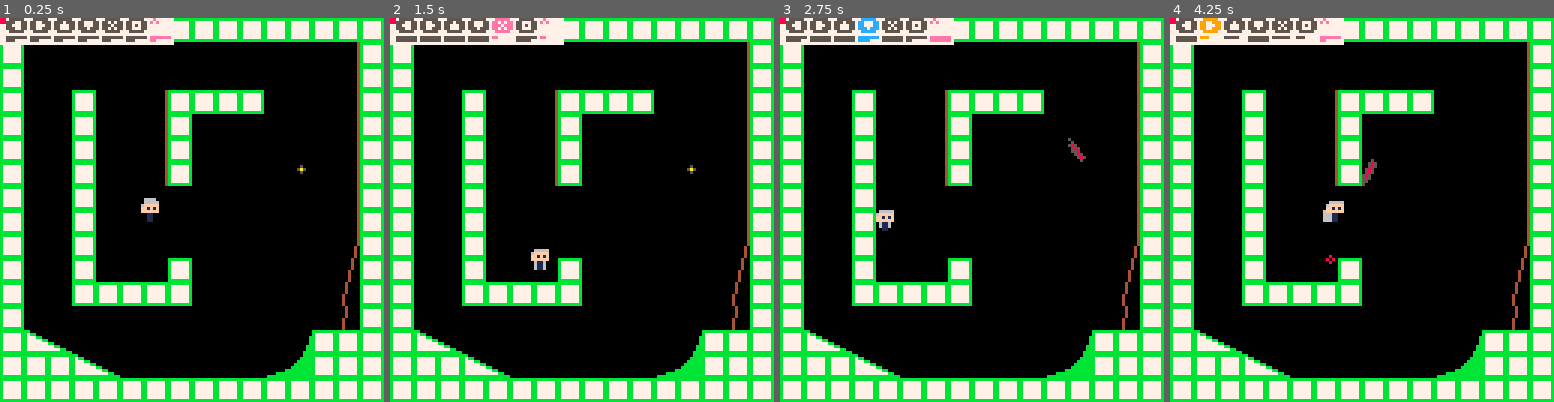
Above: before the commit, frames 1-4 (left to right).
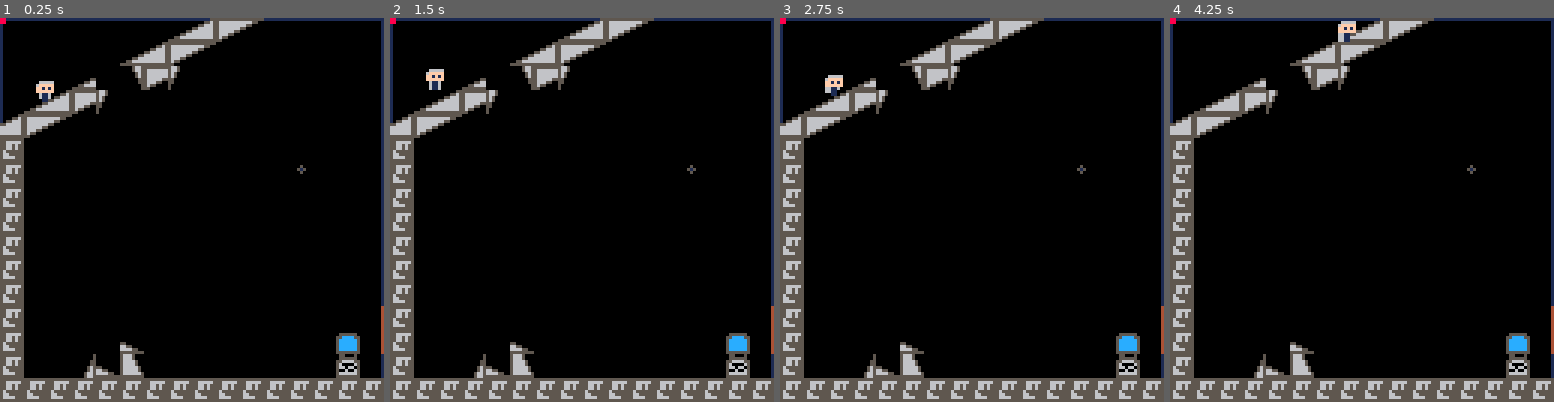
Above: after the commit, the same moments.

Repository: lemtzas/rocket-punk-pico8
Game: PICO-8 cartridge rpr.p8
The game is run twice, just before and just after one commit, with the same random seed, the same clock (stepped at 60 frames per second) and the same inputs.
Inputs:
- Up to frame 1 (0.25 s): no input
- Up to frame 2 (1.5 s): tap O (Z key) at 0.33, 0.7, 1.43 s; tap X (X key) at 1.07 s
- Up to frame 3 (2.75 s): hold Left 1.97-2.37 s; tap X (X key) at 2.07, 2.4, 2.73 s; tap O (Z key) at 2.22 s; hold Down from 2.42 s (still down)
- Up to frame 4 (4.25 s): release Down at 2.82 s; hold Right 2.87-3.53 s; tap X (X key) every 0.33 s from 3.07 to 4.07 s; tap O (Z key) at 3.1, 3.98 s; hold Up 3.58-4.08 s; hold Right from 4.13 s (still down)

The runs differ from the first frame. In frame 1, 40% of the frame differs, in the area x 0-100%, y 0-100%; in frame 2, 40%; in frame 3, 40%; in frame 4, 40%.

Commit message:
new first level

Diff:
--- a/rpr.p8
+++ b/rpr.p8
@@ -17,7 +17,7 @@
 -- ⬆️⬇️⬅️➡️❎🅾️
 local t = 0      -- current time
 local p =              -- player
-  { x = 50, y = 50,
+  { x = 15, y = 15,
     vx = 0, vy = 0,
     fy = 0, -- the lower wall
     inair = false, air = 0,
@@ -127,7 +127,8 @@
     mon(cur.sym, cur.isdown, cur.count, cur.col)
   end
   mon("^", p.inair, p.air, 14)
-  mon_draw(0,0)
+  -- mon_draw(0,0)
+
   -- rectfill(0,0,32,32,5)
   -- cursor(1,1)
   -- color"7"
@@ -179,7 +180,7 @@
   -- raycasted collision
   -- i am a monster
   cls(); rect(0,0,127,127,1)
-  map(0,0,0,0,16,16)
+  map(0,0,0,0,16,16, 0x1)
 end
 
 function comp_movement(o)
@@ -715,168 +716,168 @@
 
 
 __gff__
-0000000000000000000000000000000000000000000000000000000000000000000000000000000000000000000000000000000000000000000000000000000000000000000000000000000000000000000000000000000000000000000000000000000000000000000000000000000000000000000000000000000000000000
+0000000000000000010101010101010100000000000000010101010101010101000000000000000101010101010101010000000000000001010101010101010100000000000000000000000000000000000000000000000000000000000000000000000000000000000000000000000000000000000000000000000000000000
 0000000000000000000000000000000000000000000000000000000000000000000000000000000000000000000000000000000000000000000000000000000000000000000000000000000000000000000000000000000000000000000000000000000000000000000000000000000000000000000000000000000000000000
 __map__
-0909090909090909090909090909090900000000000000000000000000000000000000000000000000000000000000000000000000000000000000000000000000000000000000000000000000000000000000000000000000000000000000000000000000000000000000000000000000000000000000000000000000000000
-0900000000000000000000000000080900000000000000000000000000000000000000000000000000000000000000000000000000000000000000000000000000000000000000000000000000000000000000000000000000000000000000000000000000000000000000000000000000000000000000000000000000000000
-0900000000000000000000000000080900000000000000000000000000000000000000000000000000000000000000000000000000000000000000000000000000000000000000000000000000000000000000000000000000000000000000000000000000000000000000000000000000000000000000000000000000000000
-0900000900000809090909000000080900000000000000000000000000000000000000000000000000000000000000000000000000000000000000000000000000000000000000000000000000000000000000000000000000000000000000000000000000000000000000000000000000000000000000000000000000000000
-0900000900000809000000000000080900000000000000000000000000000000000000000000000000000000000000000000000000000000000000000000000000000000000000000000000000000000000000000000000000000000000000000000000000000000000000000000000000000000000000000000000000000000
-0900000900000809000000000000080900000000000000000000000000000000000000000000000000000000000000000000000000000000000000000000000000000000000000000000000000000000000000000000000000000000000000000000000000000000000000000000000000000000000000000000000000000000
-0900000900000809000000000000080900000000000000000000000000000000000000000000000000000000000000000000000000000000000000000000000000000000000000000000000000000000000000000000000000000000000000000000000000000000000000000000000000000000000000000000000000000000
-0904000904040000040000040400080900000000000000000000000000000000000000000000000000000000000000000000000000000000000000000000000000000000000000000000000000000000000000000000000000000000000000000000000000000000000000000000000000000000000000000000000000000000
-0900000900000000000000000000080900000000000000000000000000000000000000000000000000000000000000000000000000000000000000000000000000000000000000000000000000000000000000000000000000000000000000000000000000000000000000000000000000000000000000000000000000000000
-0900000900000000000000141516170900000000000000000000000000000000000000000000000000000000000000000000000000000000000000000000000000000000000000000000000000000000000000000000000000000000000000000000000000000000000000000000000000000000000000000000000000000000
-0900000900000009000000242526270900000000000000000000000000000000000000000000000000000000000000000000000000000000000000000000000000000000000000000000000000000000000000000000000000000000000000000000000000000000000000000000000000000000000000000000000000000000
-0900000909090909000000343536370900000000000000000000000000000000000000000000000000000000000000000000000000000000000000000000000000000000000000000000000000000000000000000000000000000000000000000000000000000000000000000000000000000000000000000000000000000000
-0900000000000000001800444546370900000000000000000000000000000000000000000000000000000000000000000000000000000000000000000000000000000000000000000000000000000000000000000000000000000000000000000000000000000000000000000000000000000000000000000000000000000000
-090c0d0000000000000000001909090900000000000000000000000000000000000000000000000000000000000000000000000000000000000000000000000000000000000000000000000000000000000000000000000000000000000000000000000000000000000000000000000000000000000000000000000000000000
-0909090c0d000000000000282909090900000000000000000000000000000000000000000000000000000000000000000000000000000000000000000000000000000000000000000000000000000000000000000000000000000000000000000000000000000000000000000000000000000000000000000000000000000000
-0909090909090909090909090909090900000000000000000000000000000000000000000000000000000000000000000000000000000000000000000000000000000000000000000000000000000000000000000000000000000000000000000000000000000000000000000000000000000000000000000000000000000000
-0000000000000000000000000000000000000000000000000000000000000000000000000000000000000000000000000000000000000000000000000000000000000000000000000000000000000000000000000000000000000000000000000000000000000000000000000000000000000000000000000000000000000000
-0000000000000000000000000000000000000000000000000000000000000000000000000000000000000000000000000000000000000000000000000000000000000000000000000000000000000000000000000000000000000000000000000000000000000000000000000000000000000000000000000000000000000000
-0000000000000000000000000000000000000000000000000000000000000000000000000000000000000000000000000000000000000000000000000000000000000000000000000000000000000000000000000000000000000000000000000000000000000000000000000000000000000000000000000000000000000000
-0000000000000000000000000000000000000000000000000000000000000000000000000000000000000000000000000000000000000000000000000000000000000000000000000000000000000000000000000000000000000000000000000000000000000000000000000000000000000000000000000000000000000000
-0000000000000000000000000000000000000000000000000000000000000000000000000000000000000000000000000000000000000000000000000000000000000000000000000000000000000000000000000000000000000000000000000000000000000000000000000000000000000000000000000000000000000000
-0000000000000000000000000000000000000000000000000000000000000000000000000000000000000000000000000000000000000000000000000000000000000000000000000000000000000000000000000000000000000000000000000000000000000000000000000000000000000000000000000000000000000000
-0000000000000000000000000000000000000000000000000000000000000000000000000000000000000000000000000000000000000000000000000000000000000000000000000000000000000000000000000000000000000000000000000000000000000000000000000000000000000000000000000000000000000000
-0000000000000000000000000000000000000000000000000000000000000000000000000000000000000000000000000000000000000000000000000000000000000000000000000000000000000000000000000000000000000000000000000000000000000000000000000000000000000000000000000000000000000000
-0000000000000000000000000000000000000000000000000000000000000000000000000000000000000000000000000000000000000000000000000000000000000000000000000000000000000000000000000000000000000000000000000000000000000000000000000000000000000000000000000000000000000000
-0000000000000000000000000000000000000000000000000000000000000000000000000000000000000000000000000000000000000000000000000000000000000000000000000000000000000000000000000000000000000000000000000000000000000000000000000000000000000000000000000000000000000000
-0000000000000000000000000000000000000000000000000000000000000000000000000000000000000000000000000000000000000000000000000000000000000000000000000000000000000000000000000000000000000000000000000000000000000000000000000000000000000000000000000000000000000000
-0000000000000000000000000000000000000000000000000000000000000000000000000000000000000000000000000000000000000000000000000000000000000000000000000000000000000000000000000000000000000000000000000000000000000000000000000000000000000000000000000000000000000000
-0000000000000000000000000000000000000000000000000000000000000000000000000000000000000000000000000000000000000000000000000000000000000000000000000000000000000000000000000000000000000000000000000000000000000000000000000000000000000000000000000000000000000000
-0000000000000000000000000000000000000000000000000000000000000000000000000000000000000000000000000000000000000000000000000000000000000000000000000000000000000000000000000000000000000000000000000000000000000000000000000000000000000000000000000000000000000000
-0000000000000000000000000000000000000000000000000000000000000000000000000000000000000000000000000000000000000000000000000000000000000000000000000000000000000000000000000000000000000000000000000000000000000000000000000000000000000000000000000000000000000000
-0000000000000000000000000000000000000000000000000000000000000000000000000000000000000000000000000000000000000000000000000000000000000000000000000000000000000000000000000000000000000000000000000000000000000000000000000000000000000000000000000000000000000000
-…(130 lines of a section not shown)…
+000000000000000a0b1c1d000000000000000000000000000000000000000000000000000000000000000000000000000000000000000000000000000000000000000000000000000000000000000000000000000000000000000000000000000000000000000000000000000000000000000000000000000000000000000000
+00000000000a0b1c1d0000000000000000000000000000000000000000000000000000000000000000000000000000000000000000000000000000000000000000000000000000000000000000000000000000000000000000000000000000000000000000000000000000000000000000000000000000000000000000000000
+0000000a003e1c3f000000000000000000000000000000000000000000000000000000000000000000000000000000000000000000000000000000000000000000000000000000000000000000000000000000000000000000000000000000000000000000000000000000000000000000000000000000000000000000000000
+000a0b1c3f000000000000000000000000000000000000000000000000000000000000000000000000000000000000000000000000000000000000000000000000000000000000000000000000000000000000000000000000000000000000000000000000000000000000000000000000000000000000000000000000000000
+0b1c1d0000000000000000000000000000000000000000000000000000000000000000000000000000000000000000000000000000000000000000000000000000000000000000000000000000000000000000000000000000000000000000000000000000000000000000000000000000000000000000000000000000000000
+0900000000000000000000000000000000000000000000000000000000000000000000000000000000000000000000000000000000000000000000000000000000000000000000000000000000000000000000000000000000000000000000000000000000000000000000000000000000000000000000000000000000000000
+0900000000000000000000000000000000000000000000000000000000000000000000000000000000000000000000000000000000000000000000000000000000000000000000000000000000000000000000000000000000000000000000000000000000000000000000000000000000000000000000000000000000000000
+0900000000000000000000000000000000000000000000000000000000000000000000000000000000000000000000000000000000000000000000000000000000000000000000000000000000000000000000000000000000000000000000000000000000000000000000000000000000000000000000000000000000000000
+0900000000000000000000000000000000000000000000000000000000000000000000000000000000000000000000000000000000000000000000000000000000000000000000000000000000000000000000000000000000000000000000000000000000000000000000000000000000000000000000000000000000000000
+0900000000000000000000000000000000000000000000000000000000000000000000000000000000000000000000000000000000000000000000000000000000000000000000000000000000000000000000000000000000000000000000000000000000000000000000000000000000000000000000000000000000000000
+0900000000000000000000000000000000000000000000000000000000000000000000000000000000000000000000000000000000000000000000000000000000000000000000000000000000000000000000000000000000000000000000000000000000000000000000000000000000000000000000000000000000000000
+0900000000000000000000000000000000000000000000000000000000000000000000000000000000000000000000000000000000000000000000000000000000000000000000000000000000000000000000000000000000000000000000000000000000000000000000000000000000000000000000000000000000000000
+0900000000000000000000444500000800000000000000000000000000000008000000000000000000000000000000000000000000000000000000000000000000000000000000000000000000000000000000000000000000000000000000000000000000000000000000000000000000000000000000000000000000000000
+09000000000d0000000000000000260800000000000001020000000000000008000000000000000000000000000000000000000000000000000000000000000000000000000000000000000000000000000000000000000000000000000000000000000000000000000000000000000000000000000000000000000000000000
+0900000e0d1f0000000000000000360000000000000011120000000000000000000000000000000000000000000000000000000000000000000000000000000000000000000000000000000000000000000000000000000000000000000000000000000000000000000000000000000000000000000000000000000000000000
+0909090909090909090909090909090909090909090909090909090909090909090909090909090909090909090909090000000000000000000000000000000000000000000000000000000000000000000000000000000000000000000000000000000000000000000000000000000000000000000000000000000000000000
+0000000000000000000000000000000000000000000000000000000000000000000000000000000000000000000000000000000000000000000000000000000000000000000000000000000000000000000000000000000000000000000000000000000000000000000000000000000000000000000000000000000000000000
+0000000000000000000000000000000000000000000000000000000000000000000000000000000000000000000000000000000000000000000000000000000000000000000000000000000000000000000000000000000000000000000000000000000000000000000000000000000000000000000000000000000000000000
+0000000000000000000000000000000000000000000000000000000000000000000000000000000000000000000000000000000000000000000000000000000000000000000000000000000000000000000000000000000000000000000000000000000000000000000000000000000000000000000000000000000000000000
+0000000000000000000000000000000000000000000000000000000000000000000000000000000000000000000000000000000000000000000000000000000000000000000000000000000000000000000000000000000000000000000000000000000000000000000000000000000000000000000000000000000000000000
+0000000000000000000000000000000000000000000000000000000000000000000000000000000000000000000000000000000000000000000000000000000000000000000000000000000000000000000000000000000000000000000000000000000000000000000000000000000000000000000000000000000000000000
+0000000000000000000000000000000000000000000000000000000000000000000000000000000000000000000000000000000000000000000000000000000000000000000000000000000000000000000000000000000000000000000000000000000000000000000000000000000000000000000000000000000000000000
+0000000000000000000000000000000000000000000000000000000000000000000000000000000000000000000000000000000000000000000000000000000000000000000000000000000000000000000000000000000000000000000000000000000000000000000000000000000000000000000000000000000000000000
+0000000000000000000000000000000000000000000000000000000000000000000000000000000000000000000000000000000000000000000000000000000000000000000000000000000000000000000000000000000000000000000000000000000000000000000000000000000000000000000000000000000000000000
+0000000000000000000000000000000000000000000000000000000000000000000000000000000000000000000000000000000000000000000000000000000000000000000000000000000000000000000000000000000000000000000000000000000000000000000000000000000000000000000000000000000000000000
+0000000000000000000000000000000000000000000000000000000000000000000000000000000000000000000000000000000000000000000000000000000000000000000000000000000000000000000000000000000000000000000000000000000000000000000000000000000000000000000000000000000000000000
+0000000000000000000000000000000000000000000000000000000000000000000000000000000000000000000000000000000000000000000000000000000000000000000000000000000000000000000000000000000000000000000000000000000000000000000000000000000000000000000000000000000000000000
+0000000000000000000000000000000000000000000000000000000000000000000000000000000000000000000000000000000000000000000000000000000000000000000000000000000000000000000000000000000000000000000000000000000000000000000000000000000000000000000000000000000000000000
+0000000000000000000000000000000000000000000000000000000000000000000000000000000000000000000000000000000000000000000000000000000000000000000000000000000000000000000000000000000000000000000000000000000000000000000000000000000000000000000000000000000000000000
+0000000000000000000000000000000000000000000000000000000000000000000000000000000000000000000000000000000000000000000000000000000000000000000000000000000000000000000000000000000000000000000000000000000000000000000000000000000000000000000000000000000000000000
+0000000000000000000000000000000000000000000000000000000000000000000000000000000000000000000000000000000000000000000000000000000000000000000000000000000000000000000000000000000000000000000000000000000000000000000000000000000000000000000000000000000000000000
+0000000000000000000000000000000000000000000000000000000000000000000000000000000000000000000000000000000000000000000000000000000000000000000000000000000000000000000000000000000000000000000000000000000000000000000000000000000000000000000000000000000000000000
+…(130 lines of a section not shown)…
Not shown, changed: 32 lines of the sprite sheet (__gfx__) section of rpr.p8
Not shown, changed: the sound effects (__sfx__) section of rpr.p8
